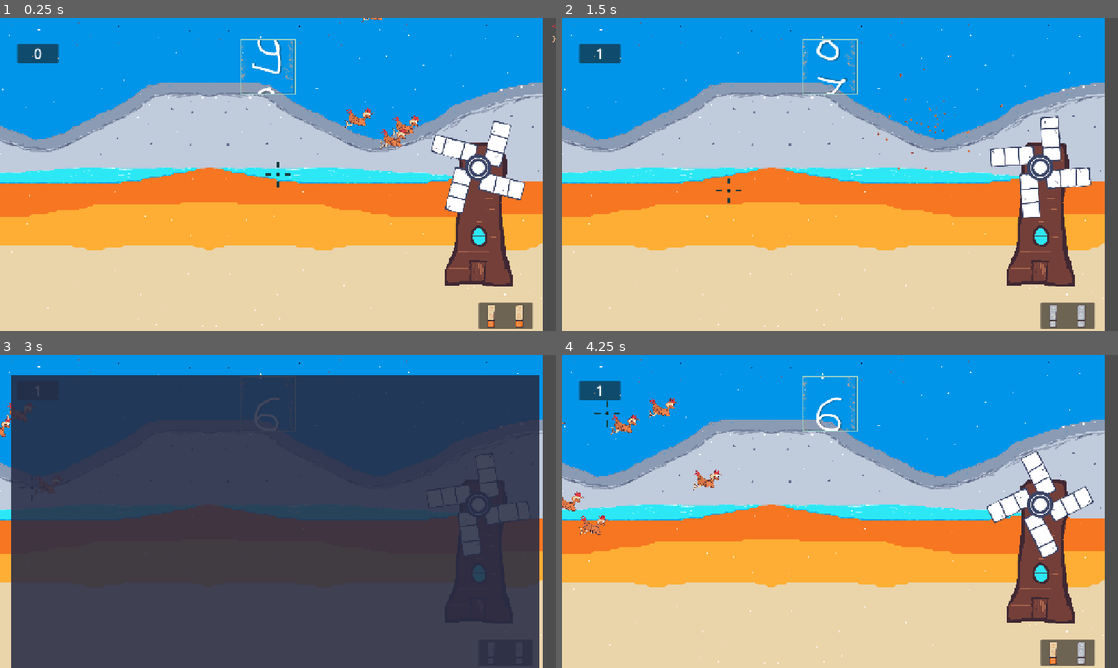
Above: before the commit, frames 1-4 (two rows, left to right).
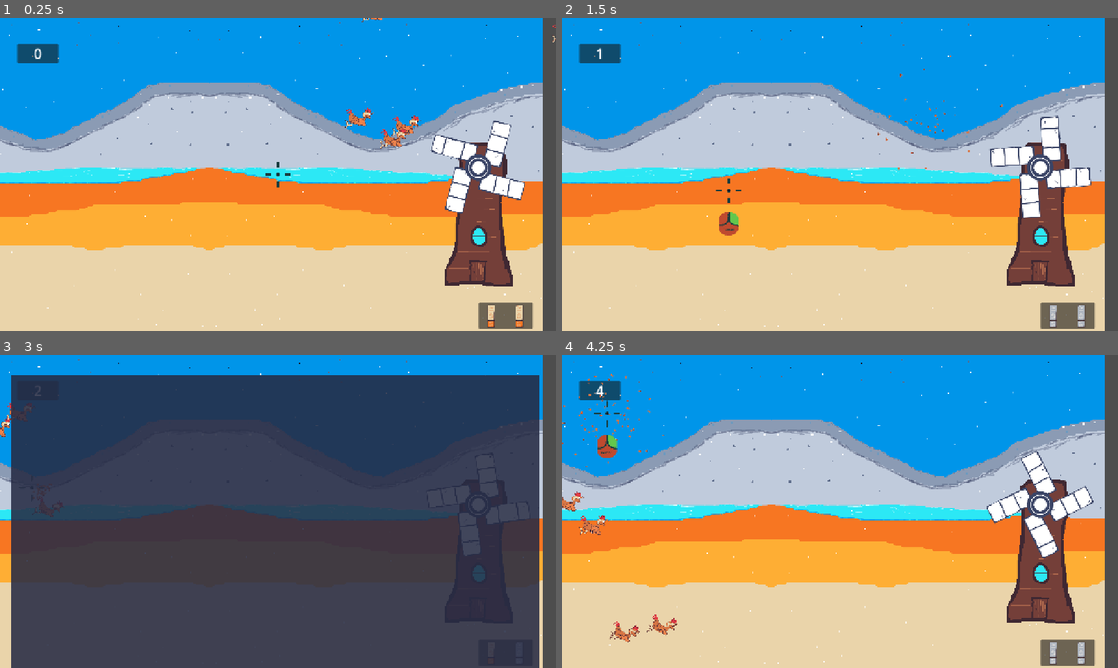
Above: after the commit, the same moments.

Repository: MisterIXI/gmtk26
Game: Godot game, scene res://scenes/__game/mini_games/moorhuhn/mini_game_moorhuhn_game_scene.tscn
Same seed, same stepped clock (60 frames per second), same inputs: the game is played once before the commit and once after it. This scene is started directly instead of the project's main scene.
Inputs (mouse positions are in pixels of both pictures, inside the frame that each line leads up to):
- Up to frame 1 (0.25 s): no input
- Up to frame 2 (1.5 s): move the mouse to (923, 121) at 0.52 s; click (923, 121) at 0.67 s; move the mouse to (728, 190) at 1.27 s; click (728, 190) at 1.42 s
- Up to frame 3 (3 s): move the mouse to (333, 442) at 2.02 s; click (333, 442) at 2.17 s; move the mouse to (33, 489) at 2.77 s; click (33, 489) at 2.92 s
- Up to frame 4 (4.25 s): move the mouse to (606, 414) at 3.52 s; click (606, 414) at 3.67 s

The runs differ from the first frame. In frame 1, 0.6% of the frame differs, in the area x 43-54%, y 6-25%; in frame 2, 0.8%; in frame 3, 0.1%; in frame 4, 1.6%, in the area x 0-89%, y 6-99%.

Commit message:
moorhuhn_fix

Diff:
--- a/scenes/__game/mini_games/moorhuhn/action_manager.tscn
+++ b/scenes/__game/mini_games/moorhuhn/action_manager.tscn
@@ -4,7 +4,6 @@
 [ext_resource type="Texture2D" uid="uid://c1wiri2okqr4d" path="res://assets/textures/moorhuhn/ui_bullet.png" id="2_1q05k"]
 [ext_resource type="AudioStream" uid="uid://ksr7eec44bot" path="res://assets/sounds/mini_games/moorhuhn/shoot.mp3" id="3_s2qq2"]
 [ext_resource type="AudioStream" uid="uid://44vaf8g1wa5h" path="res://assets/sounds/mini_games/moorhuhn/reload.mp3" id="4_f26pj"]
-[ext_resource type="PackedScene" uid="uid://bni4u1afl54fk" path="res://scenes/ui/countdown.tscn" id="5_f26pj"]
 
 [node name="Hud" type="Control" unique_id=58150975]
 layout_mode = 3
@@ -73,6 +72,3 @@
 
 [node name="Reload_Sound" type="AudioStreamPlayer" parent="." unique_id=1816018797]
 stream = ExtResource("4_f26pj")
-
-[node name="countdown" parent="." unique_id=1272253409 instance=ExtResource("5_f26pj")]
-position = Vector2(622, 70)
--- a/scenes/__game/mini_games/moorhuhn/chicken_wing.gd
+++ b/scenes/__game/mini_games/moorhuhn/chicken_wing.gd
@@ -9,21 +9,21 @@
 # Called when the node enters the scene tree for the first time.
 var _is_disabled : bool = false
 
-func _process(delta: float) -> void:
+func _process(_delta: float) -> void:
 	if global_position.x >= 10000 and !_is_disabled :
 		_is_disabled = true
-		print("Chicken Wing removed")
+
 		queue_free()
 
 	velocity = velocity.move_toward(direction * speed,1)
 	move_and_slide()
 
-func _on_hurtbox_component_input_event(viewport: Node, event: InputEvent, shape_idx: int) -> void:
+func _on_hurtbox_component_input_event(_viewport: Node, event: InputEvent, _shape_idx: int) -> void:
 	if event is InputEventMouseButton and event.is_pressed():
-		print("is pressed")
+
 		if get_parent():
 			if get_parent().get_shooting():
-				print("roast chicken")
+
 				_roast_chicken_anim()
 
 func _roast_chicken_anim() ->void:
--- a/scenes/__game/mini_games/moorhuhn/chicken_wing.tscn
+++ b/scenes/__game/mini_games/moorhuhn/chicken_wing.tscn
@@ -9,7 +9,7 @@
 point_count = 2
 
 [sub_resource type="CircleShape2D" id="CircleShape2D_477m3"]
-radius = 27.294687
+radius = 73.02739
 
 [sub_resource type="CircleShape2D" id="CircleShape2D_vxrsi"]
 
--- a/scenes/__game/mini_games/moorhuhn/crossair.gd
+++ b/scenes/__game/mini_games/moorhuhn/crossair.gd
@@ -7,5 +7,5 @@
 
 
 # Called every frame. 'delta' is the elapsed time since the previous frame.
-func _process(delta: float) -> void:
+func _process(_delta: float) -> void:
 	global_position = get_global_mouse_position() + OFFSET
--- a/scenes/__game/mini_games/moorhuhn/hud.gd
+++ b/scenes/__game/mini_games/moorhuhn/hud.gd
@@ -4,6 +4,9 @@
 
 const BULLET_TEXTURE : Texture2D = preload("res://assets/textures/moorhuhn/ui_bullet.png")
 const EMPTY_BULLET_TEXTURE : Texture2D = preload("res://assets/textures/moorhuhn/ui_bullet_emtpy.png")
+@export var _reload_icon : Sprite2D
+@export var _crossair : Sprite2D
+@export var _crossair_empty : Sprite2D
 # Textures
 @onready var bullet_01 : TextureRect = $MarginContainer/PanelContainer/HBoxContainer/Bullet_01
 @onready var bullet_02 : TextureRect = $MarginContainer/PanelContainer/HBoxContainer/Bullet_02
@@ -12,7 +15,6 @@
 @onready var audio_reload : AudioStreamPlayer = $Reload_Sound
 #text
 @onready var _label  : Label = $MarginContainer2/PanelContainer/Score_Label
-
 var current_bullets : int = 2
 var current_score : int = 0
 
@@ -46,8 +48,18 @@
 
 	audio_shoot.play()
 
-	if current_bullets <0:
+	if current_bullets <= 0:
 		is_empty = true
+
+		if _reload_icon:
+			_reload_icon.show()
+
+		if _crossair:
+			_crossair.hide()
+
+		if _crossair_empty:
+			_crossair_empty.show()
+
 
 	#texture
 	if current_bullets >=1 :
@@ -70,3 +82,11 @@
 	bullet_01.texture = BULLET_TEXTURE
 	bullet_02.texture = BULLET_TEXTURE
 	#county
+	if _crossair:
+		_crossair.show()
+
+	if _crossair_empty:
+		_crossair_empty.hide()
+
+	if _reload_icon:
+		_reload_icon.hide()
--- a/scenes/__game/mini_games/moorhuhn/mini_game_moorhuhn_game_scene.tscn
+++ b/scenes/__game/mini_games/moorhuhn/mini_game_moorhuhn_game_scene.tscn
@@ -10,6 +10,8 @@
 [ext_resource type="Script" uid="uid://cuf0rjjdrlif0" path="res://scenes/__game/mini_games/moorhuhn/crossair.gd" id="7_615r8"]
 [ext_resource type="Texture2D" uid="uid://co1yw81d52hpt" path="res://assets/textures/moorhuhn/ui_crossair_icon.png" id="7_x40v4"]
 [ext_resource type="PackedScene" uid="uid://dqdvump3ku8lx" path="res://scenes/__game/mini_games/moorhuhn/action_manager.tscn" id="9_g4kbb"]
+[ext_resource type="Texture2D" uid="uid://b4vx1dqw7c1yx" path="res://assets/textures/moorhuhn/ui_crossair_empty_icon.png" id="10_75vub"]
+[ext_resource type="Texture2D" uid="uid://drrl4xoyao5ns" path="res://assets/textures/moorhuhn/ui_reload_icon.png" id="10_ym1xg"]
 
 [node name="Mini_Game_Moorhuhn" type="Node2D" unique_id=467635598]
 script = ExtResource("1_ef70u")
@@ -69,4 +71,14 @@
 [node name="Sprite2D" type="Sprite2D" parent="Crossair" unique_id=1142639031]
 texture = ExtResource("7_x40v4")
 
-[node name="Hud" parent="." unique_id=58150975 instance=ExtResource("9_g4kbb")]
+[node name="Sprite2DEmpty" type="Sprite2D" parent="Crossair" unique_id=848447949]
+visible = false
+texture = ExtResource("10_75vub")
+
+[node name="Reload" type="Sprite2D" parent="Crossair" unique_id=820963744]
+visible = false
+position = Vector2(0, 80)
+texture = ExtResource("10_ym1xg")
+
+[node name="Hud" parent="." unique_id=58150975 node_paths=PackedStringArray("_reload_icon") instance=ExtResource("9_g4kbb")]
+_reload_icon = NodePath("../Crossair/Reload")
Binary file added: assets/textures/moorhuhn/ui_crossair_empty_icon.png
Not shown, added: assets/textures/moorhuhn/ui_crossair_empty_icon.png.import
